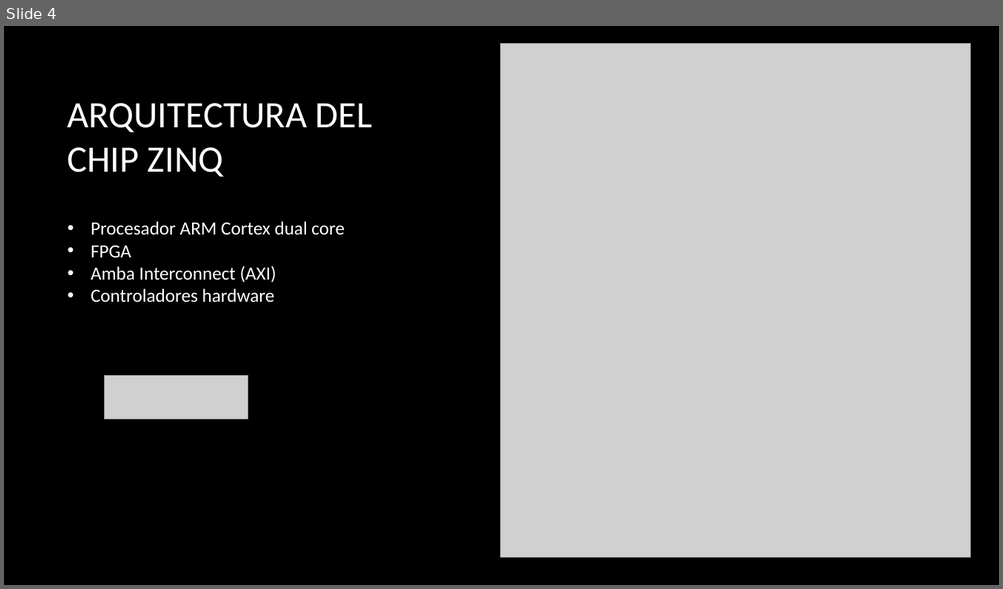
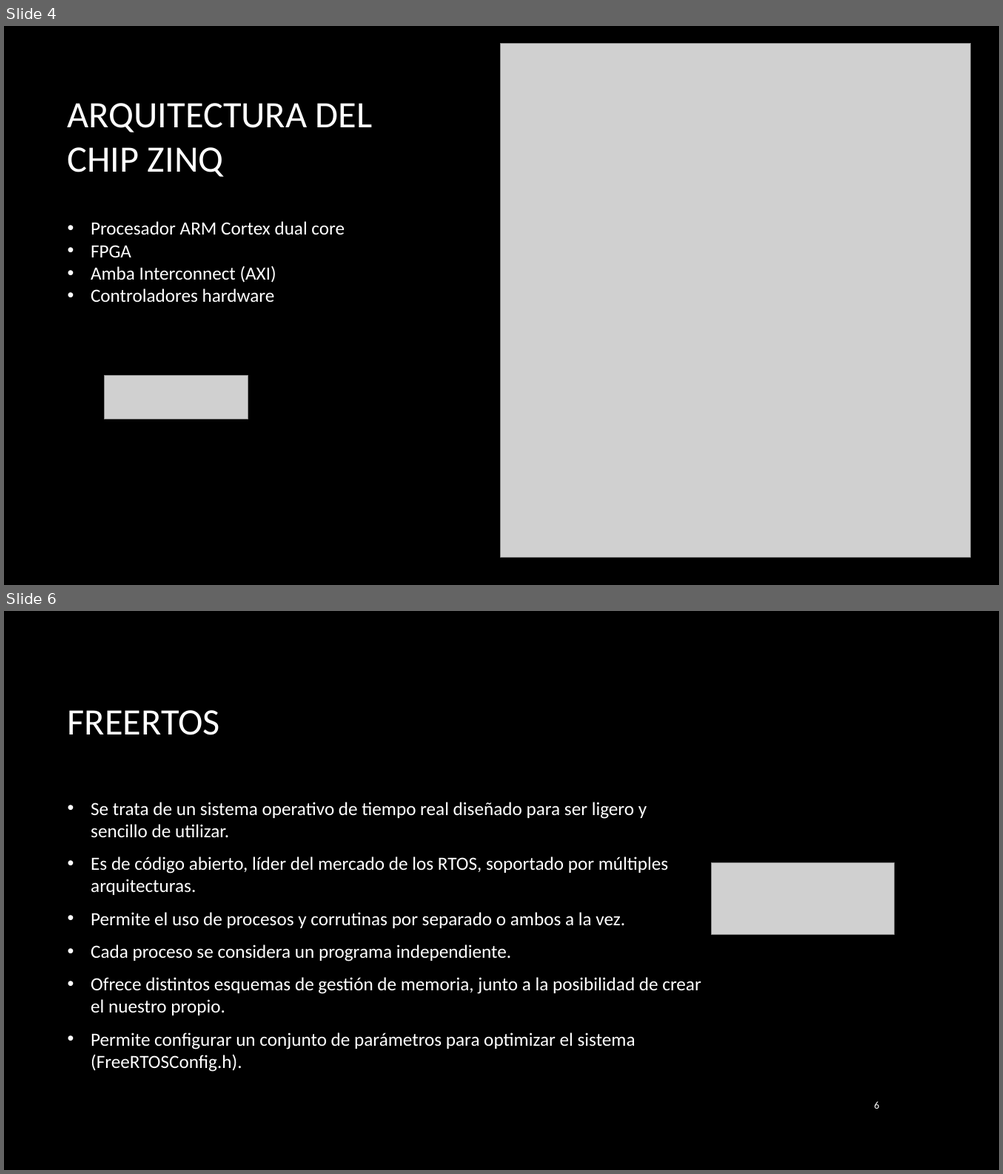
Before and after one commit to kharenzze/Zybo, a slide deck: FreeRTOS/presentación.pptx. Shown one above the other, each under a label of ours: slide 4 before the commit, slides 4 and 6 after it; the slides between them are not shown. The pictures are 1003x589 and 1003x1174 pixels, drawn with LibreOffice and Linux fonts; fonts in the diff are those of the drawing; grey boxes stand for pictures; background and template pictures are left out. Boxes give left, top, right and bottom in pixels: in the first picture for what was removed or moved away, otherwise in the second. Text is boxed around its words. In the diff, an @@ line names an element or a change of style, - is before the commit and + after.

```diff
--- a/FreeRTOS/presentación.pptx
+++ b/FreeRTOS/presentación.pptx
@@ slide 6 added at (4,611,999,1170), background picture (left out) @@
@@ title added at (68,710,220,735), 36 pt, text #FFFFFF @@
+FREERTOS
@@ text added at (91,802,700,1072), 18 pt, text #FFFFFF @@
+• Se trata de un sistema operativo de tiempo real diseñado para ser ligero y sencillo de utilizar.
+• Es de código abierto, líder del mercado de los RTOS, soportado por múltiples arquitecturas.
+• Permite el uso de procesos y corrutinas por separado o ambos a la vez.
+• Cada proceso se considera un programa independiente.
+• Ofrece distintos esquemas de gestión de memoria, junto a la posibilidad de crear el nuestro propio.
+• Permite configurar un conjunto de parámetros para optimizar el sistema (FreeRTOSConfig.h).
@@ picture added at (711,863,895,935) @@
@@ page number added at (874,1102,879,1109), 10 pt, text #FFFFFF @@
+6
```
Also in this commit, not shown: 2 slides changed, 7 other slides added, 1 slide removed.
